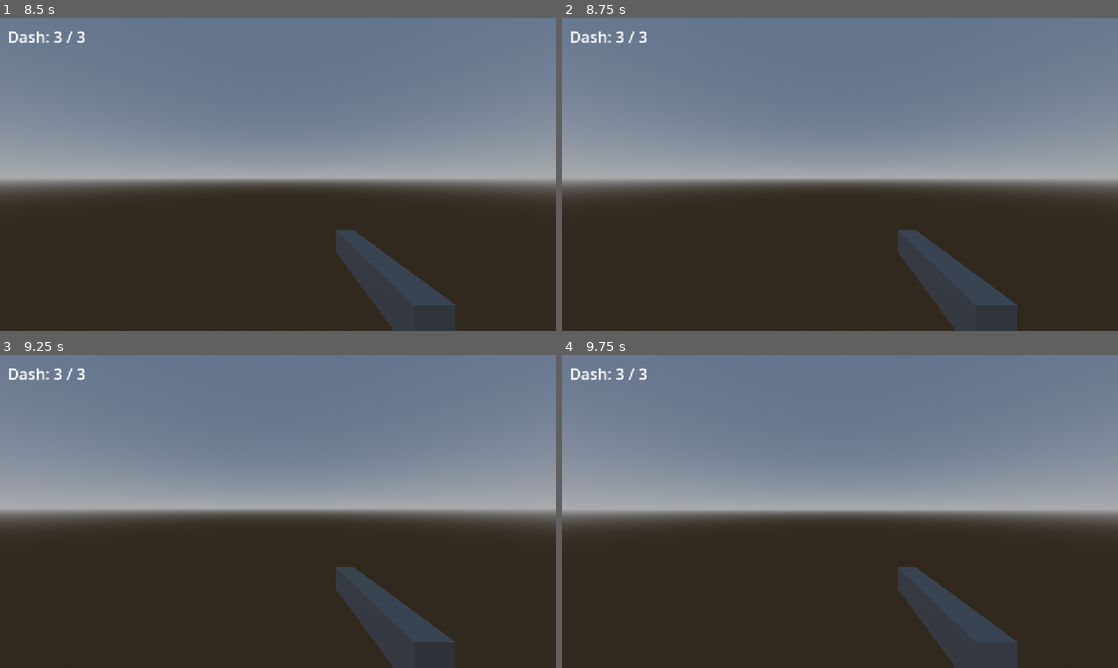
Above: before the commit, frames 1-4 (two rows, left to right).
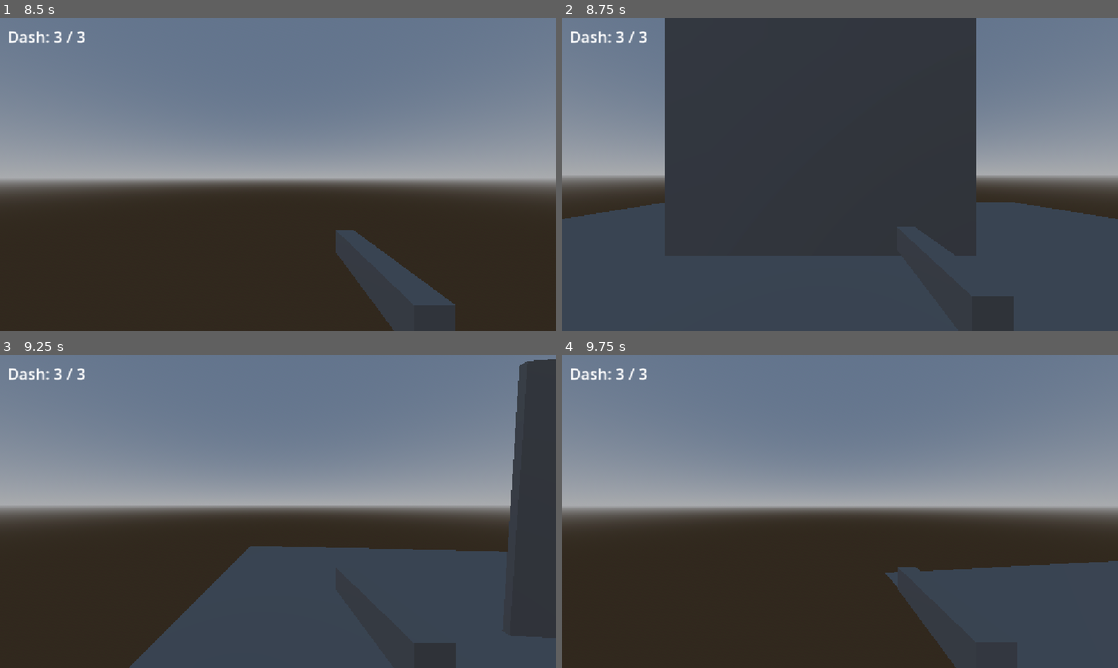
Above: after the commit, the same moments.

Repository: CodeCastersD20/Armagedon_CodeCasters
Game: Godot game, scene res://scenes/main.tscn
Same seed, same stepped clock (60 frames per second), same inputs: the game is played once before the commit and once after it.
Inputs (mouse positions are in pixels of both pictures, inside the frame that each line leads up to):
- Up to frame 1 (8.5 s): tap Enter at 0.5, 2, 5 s; move the mouse to (305, 174) at 0.52 s; hold W (move_forward) 0.53-5.78 s; tap Shift (dash) at 0.6, 1.55, 2.1, 3.05, 3.6, 4.55, 5.1, 6.05, 6.6, 7.55, 8.1 s; tap Space (jump) at 0.77, 1.25, 1.52, 3.02, 3.5, 3.77, 4.52, 6.02, 6.77, 7.25, 7.52 s; move the mouse to (250, 174) at 1.27 s; tap C (crouch) at 1.35, 4.35, 7.35 s; move the mouse to (289, 168) at 2.02 s; move the mouse to (272, 180) at 2.77 s; tap Ctrl (run_toggle) at 2.85, 5.85 s; move the mouse to (316, 177) at 3.52 s; move the mouse to (233, 171) at 4.27 s; move the mouse to (283, 174) at 5.02 s; move the mouse to (255, 168) at 5.77 s; hold D (move_right) 5.78-6.53 s; move the mouse to (305, 174) at 6.52 s; hold W (move_forward) from 6.53 s (still down); move the mouse to (250, 174) at 7.27 s; move the mouse to (289, 168) at 8.02 s
- Up to frame 2 (8.75 s): keep holding W (move_forward)
- Up to frame 3 (9.25 s): move the mouse to (272, 517) at 8.77 s; release W (move_forward) at 8.78 s; hold A (move_left) from 8.78 s (still down); tap Ctrl (run_toggle) at 8.85 s; tap Space (jump) at 9.02 s; tap Shift (dash) at 9.05 s
- Up to frame 4 (9.75 s): move the mouse to (878, 514) at 9.52 s; release A (move_left) at 9.53 s; hold W (move_forward) from 9.53 s (still down); tap Shift (dash) at 9.6 s

Frame 1 is identical in both runs. In frame 2, 69% of the frame differs, in the area x 0-100%, y 0-100%; in frame 3, 28%; in frame 4, 11%.

Commit message:
feat(player): vida, daño recibido, regeneración y respawn al caer del mapa
take_damage() con multiplicador para el escudo, regeneración de 1 HP cada 1.2 s tras una espera configurable, señales health_changed para el HUD y player_escaped al llegar a 0 HP. Si el jugador cae bajo fall_limit_y vuelve al punto de inicio. Valores en PlayerStats con TODO(GDD).

Diff:
--- a/armagedon/scripts/player.gd
+++ b/armagedon/scripts/player.gd
@@ -4,6 +4,10 @@
 
 ## Cargas de dash actuales (fraccionarias mientras se recarga) y máximo. Para el HUD (#88).
 signal stamina_changed(current: float, maximum: float)
+## Vida actual y máxima. Para el HUD (#88).
+signal health_changed(current: float, maximum: float)
+## HP llegó a 0: no es muerte, es el escape (aro de luz). Lo escucha el RoundManager (#72).
+signal player_escaped
 
 @export var stats: PlayerStats
 
@@ -16,6 +20,14 @@
 var _stand_height: float
 var _head_stand_y: float
 
+## Multiplicador del daño recibido (1.0 = normal). El escudo (#42) lo baja, p. ej. a 0.5.
+var damage_taken_multiplier: float = 1.0
+var _health: float
+var _time_since_damage: float = 0.0
+var _regen_timer: float = 0.0
+var _escaped: bool = false
+var _spawn_transform: Transform3D
+
 @onready var _head: Node3D = $Head
 @onready var _collision: CollisionShape3D = $Colison
 
@@ -24,12 +36,15 @@
 	if stats == null:
 		stats = PlayerStats.new()
 	add_to_group("player")
+	_spawn_transform = global_transform
 	_collision.shape = _collision.shape.duplicate()
 	_stand_height = (_collision.shape as CapsuleShape3D).height
 	_head_stand_y = _head.position.y
 	_charges = stats.stamina
 	stamina_changed.emit(_charges, stats.stamina)
 	Input.mouse_mode = Input.MOUSE_MODE_CAPTURED
+	_health = stats.max_health
+	health_changed.emit(_health, stats.max_health)
 
 
 func _unhandled_input(event: InputEvent) -> void:
@@ -46,6 +61,8 @@
 
 func _physics_process(delta: float) -> void:
 	_recharge_dash(delta)
+	_regen_health(delta)
+	_respawn_if_fallen()
 	if not is_on_floor():
 		velocity.y -= _gravity * delta
 	elif Input.is_action_just_pressed("jump"):
@@ -123,3 +140,51 @@
 		return
 	_charges = minf(_charges + delta / stats.dash_recharge_seconds, stats.stamina)
 	stamina_changed.emit(_charges, stats.stamina)
+
+func get_health() -> float:
+	return _health
+
+
+## Segundos hasta el próximo HP regenerado (0 si la vida está llena o ya escapó).
+func get_regen_seconds_left() -> float:
+	if _escaped or _health >= stats.max_health:
+		return 0.0
+	if _time_since_damage < stats.regen_delay_seconds:
+		return stats.regen_delay_seconds - _time_since_damage + stats.regen_interval_seconds
+	return stats.regen_interval_seconds - _regen_timer
+
+
+## Aplica daño (ya con el multiplicador). Al llegar a 0 emite player_escaped una sola vez.
+func take_damage(amount: float) -> void:
+	if _escaped or amount <= 0.0:
+		return
+	_health = maxf(_health - amount * damage_taken_multiplier, 0.0)
+	_time_since_damage = 0.0
+	_regen_timer = 0.0
+	health_changed.emit(_health, stats.max_health)
+	if _health <= 0.0:
+		_escaped = true
+		player_escaped.emit()
+
+
+func _regen_health(delta: float) -> void:
+	if _escaped or _health >= stats.max_health:
+		return
+	_time_since_damage += delta
+	if _time_since_damage < stats.regen_delay_seconds:
+		return
+	_regen_timer += delta
+	if _regen_timer >= stats.regen_interval_seconds:
+		_regen_timer -= stats.regen_interval_seconds
+		_health = minf(_health + stats.regen_amount, stats.max_health)
+		health_changed.emit(_health, stats.max_health)
+
+
+## Si caes fuera del mapa, vuelves al punto de inicio sin perder vida.
+func _respawn_if_fallen() -> void:
+	if global_position.y >= stats.fall_limit_y:
+		return
+	global_transform = _spawn_transform
+	velocity = Vector3.ZERO
+	_dash_time_left = 0.0
+	_head.rotation.x = 0.0
--- a/armagedon/scripts/player_stats.gd
+++ b/armagedon/scripts/player_stats.gd
@@ -5,7 +5,6 @@
 # TODO(GDD): velocidad, salto y sensibilidad no están definidos en el GDD (§4, §5).
 # Todos estos valores pueden ser inventados al inicio en el medio o QA del desarollo
 # seran cambiados para balancear y mejorar todo
-@export var vida: float = 100.0
 @export var stamina: float = 3.0
 @export var faith: float = 10.0
 @export var move_speed: float = 10.0 # velocidad al caminar
@@ -29,3 +28,14 @@
 @export var dash_duration: float = 0.15
 @export var dash_recharge_seconds: float = 3.0
 @export var dash_in_air: bool = false
+
+# Vida. TODO(GDD): los segundos de espera antes de regenerar son [PENDIENTE]
+# (propuesta del GDD: 5 s, ver #27).
+@export var max_health: float = 100.0
+@export var regen_delay_seconds: float = 5.0
+@export var regen_interval_seconds: float = 1.2
+@export var regen_amount: float = 1.0
+
+# Si el jugador cae por debajo de esta altura, vuelve al punto de inicio.
+# TODO(GDD): el GDD no define la caída al vacío; valor provisional.
+@export var fall_limit_y: float = -20.0
